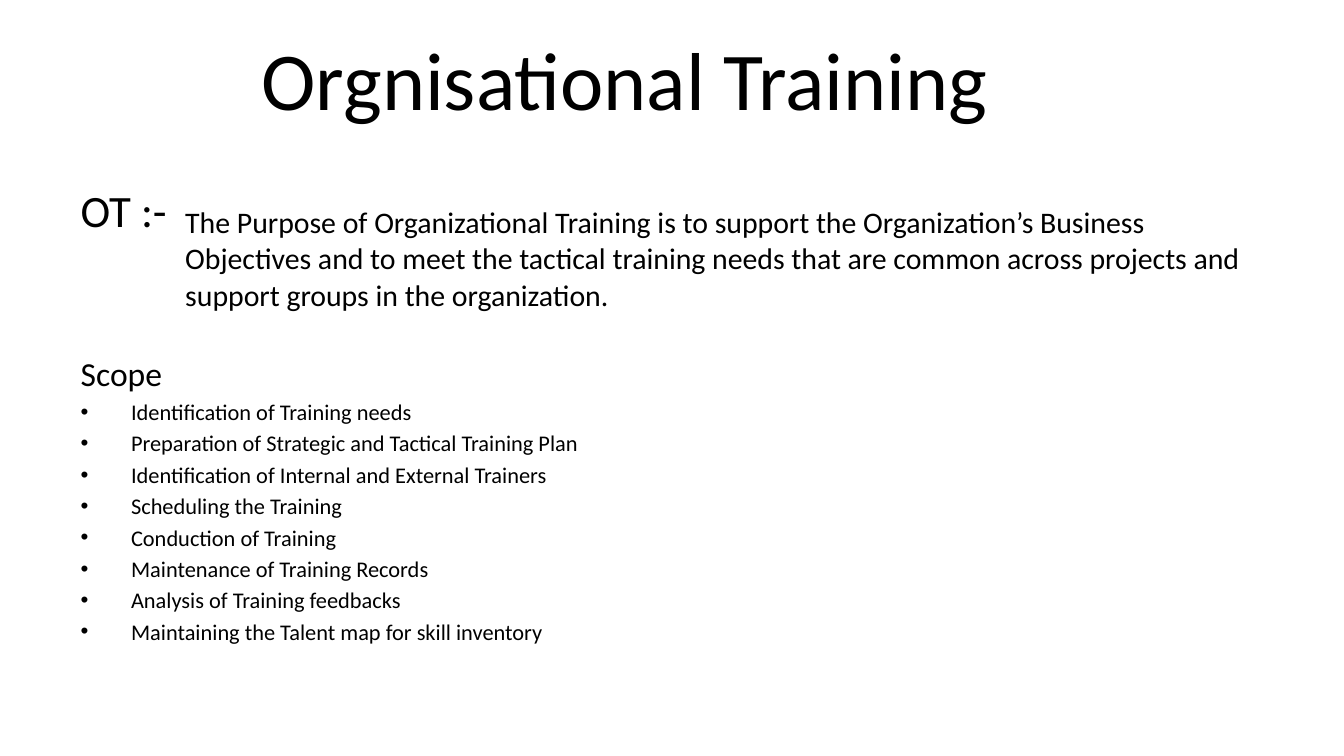
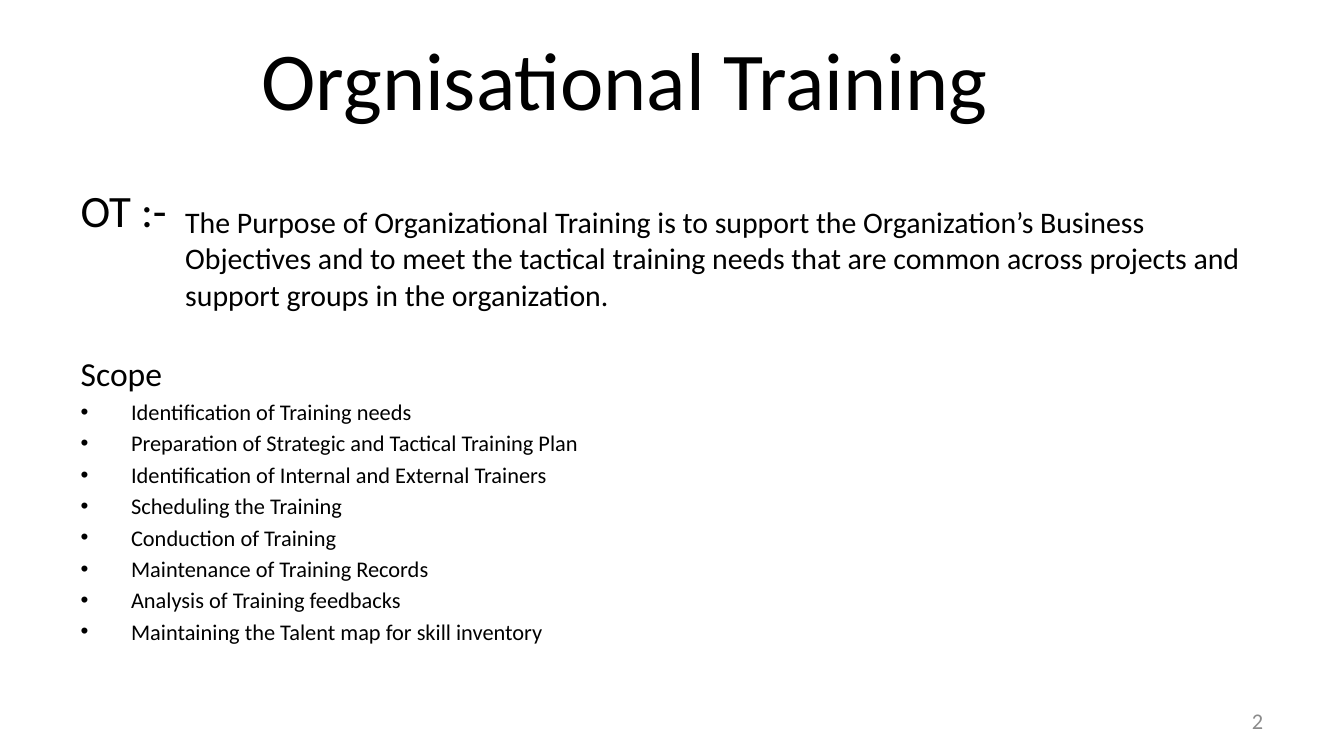
Before and after one commit to JalajMathur/PEG_2022, a slide deck: slide 2 of Show & Tell/OT-PPT.pptx. Drawn at 1344x756 pixels with LibreOffice and Linux fonts; fonts in the diff are those of the drawing; background and template pictures are left out. Boxes give left, top, right and bottom in pixels: in the first picture for what was removed or moved away, otherwise in the second. Text is boxed around its words. In the diff, an @@ line names an element or a change of style, - is before the commit and + after.

```diff
--- a/Show & Tell/OT-PPT.pptx
+++ b/Show & Tell/OT-PPT.pptx
@@ page number added at (x1=1252, y1=714, x2=1263, y2=729), 12 pt, text #8C8C8C @@
+2
```
Also in this commit, not shown: 2 other slides changed, 1 slide added, 1 slide removed.
